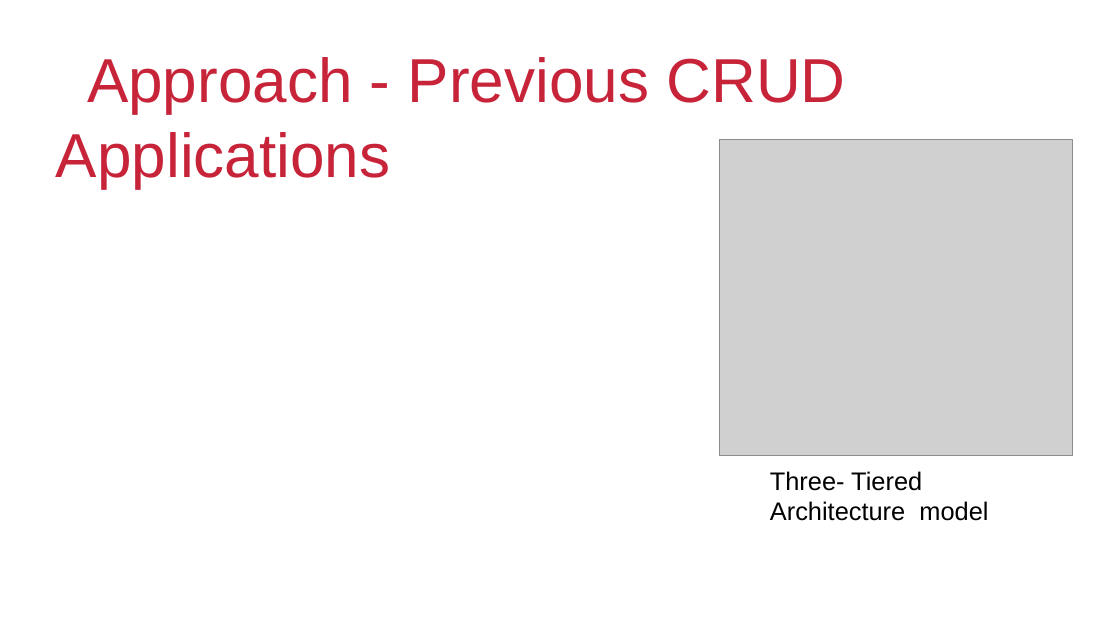
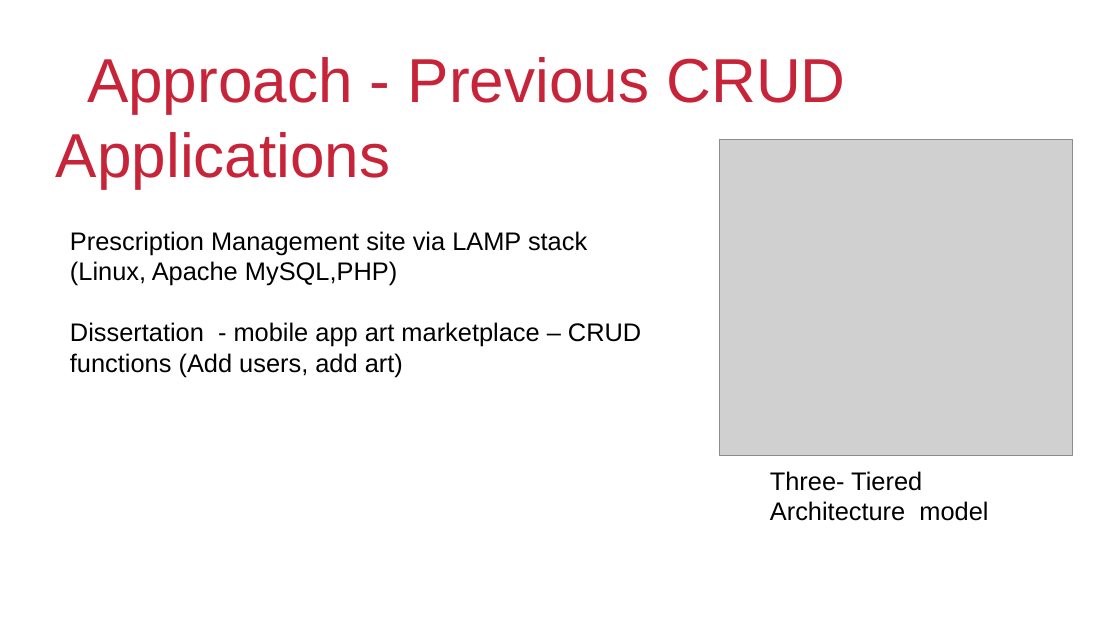
Before and after one commit to SehunB-QA/20DecSDET2-IMS-Starter, a slide deck: slide 4 of Presentantion/IMS Assignment Presentation.odp (slide 3 before the commit). Drawn at 1120x630 pixels with LibreOffice and Linux fonts; fonts in the diff are those of the drawing; grey boxes stand for pictures; background and template pictures are left out. Boxes give left, top, right and bottom in pixels: in the first picture for what was removed or moved away, otherwise in the second. Text is boxed around its words. In the diff, an @@ line names an element or a change of style, - is before the commit and + after.

```diff
--- a/Presentantion/IMS Assignment Presentation.odp
+++ b/Presentantion/IMS Assignment Presentation.odp
@@ text added at box(70, 231, 641, 377), 18 pt, text #000000 @@
+Prescription Management site via LAMP stack
+(Linux, Apache MySQL,PHP)
+Dissertation - mobile app art marketplace – CRUD functions (Add users, add art)
```
Also in this commit, not shown: 3 other slides changed, 3 slides added, 3 slides removed, 2 other files.
